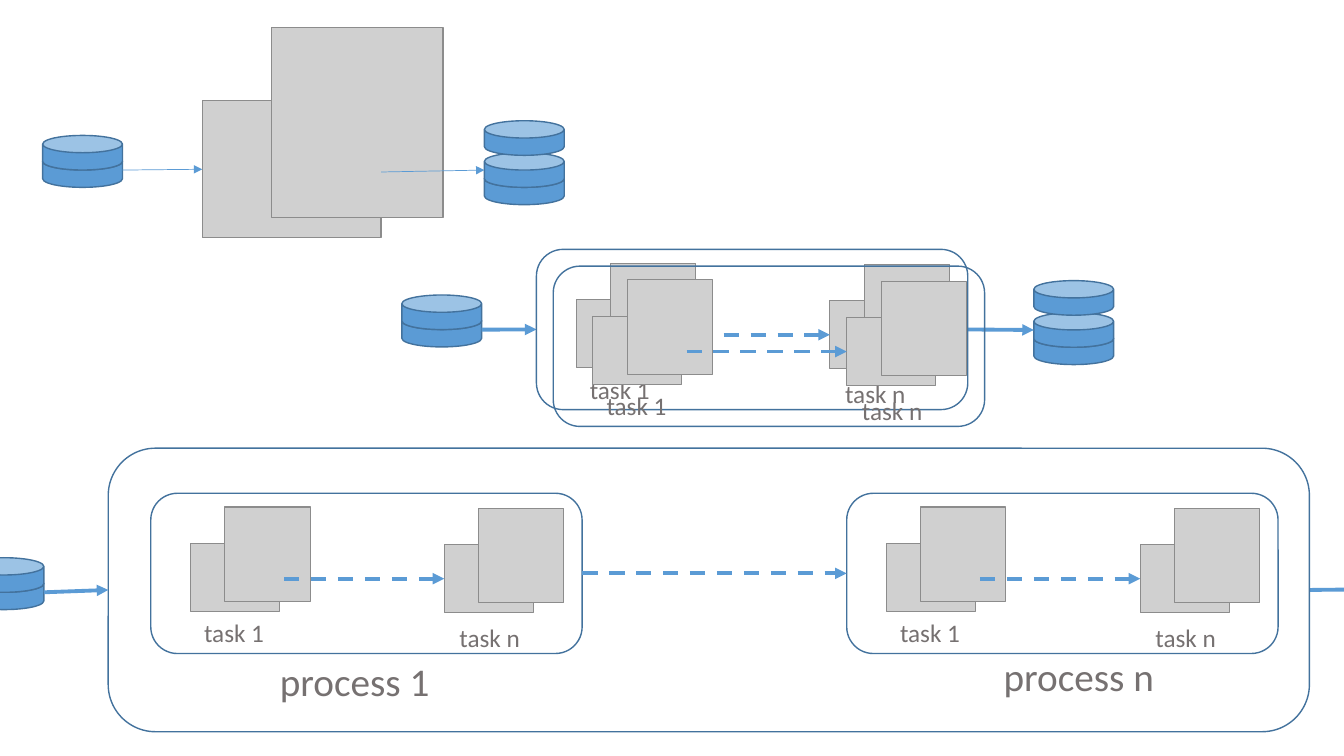
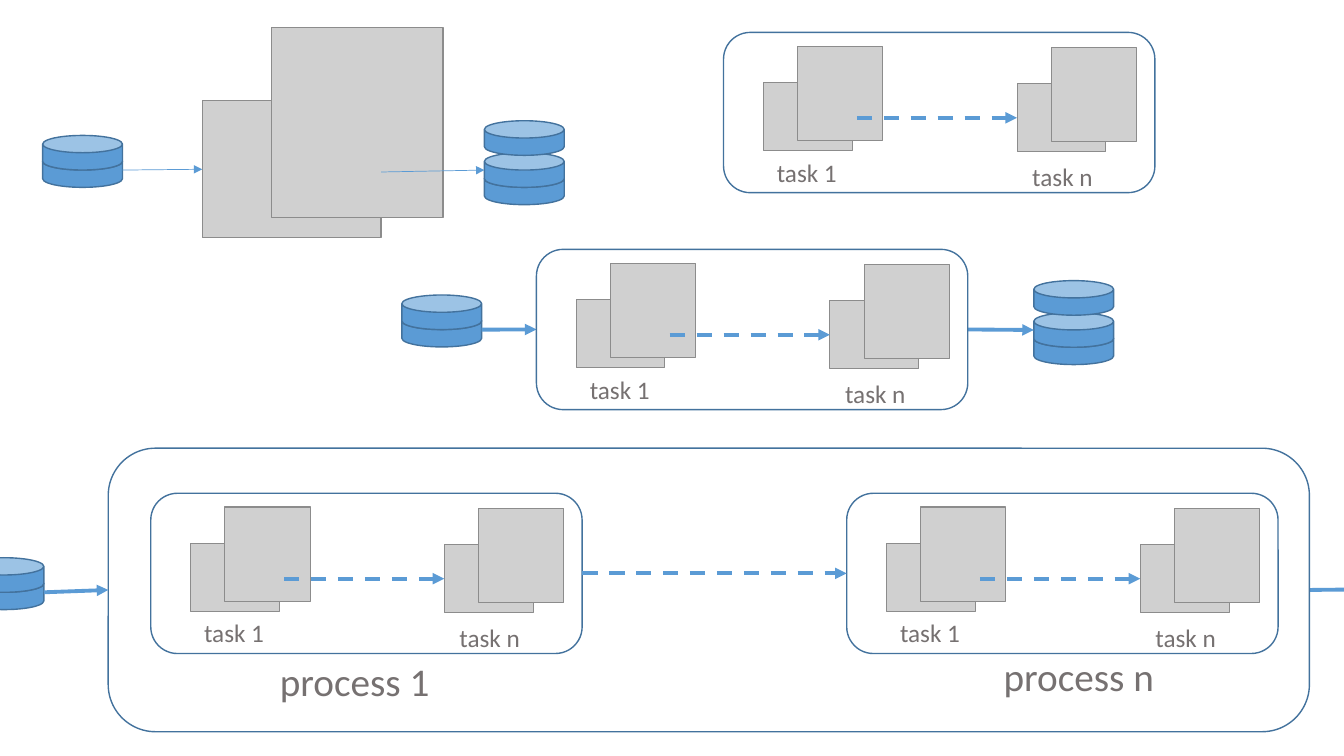
Before and after one commit to prostarproteomics/MagellanNTK, a slide deck: slide 7 of vignettes/ppt5D2.pptm [Enregistrement automatique].pptm. Drawn at 1344x756 pixels with LibreOffice and Linux fonts; fonts in the diff are those of the drawing; grey boxes stand for pictures. Boxes give left, top, right and bottom in pixels: in the first picture for what was removed or moved away, otherwise in the second. Text is boxed around its words. In the diff, an @@ line names an element or a change of style, - is before the commit and + after.

```diff
--- a/vignettes/ppt5D2.pptm [Enregistrement automatique].pptm
+++ b/vignettes/ppt5D2.pptm [Enregistrement automatique].pptm
@@ 4 pictures, 2 texts, 1 rounded rectangle, 1 arrow: place and size @@
-4 pictures, 2 texts, 1 rounded rectangle, 1 arrow at box(554, 266, 985, 426)
+4 pictures, 2 texts, 1 rounded rectangle, 1 arrow at box(724, 32, 1155, 193)
```
Also in this commit, not shown: 1 slide added, 27 other files.
